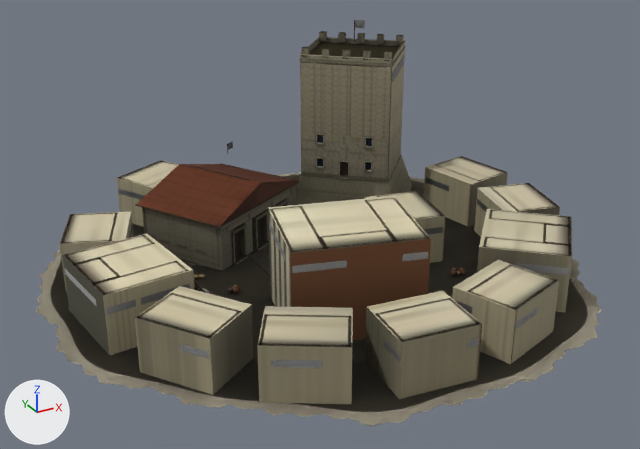
A saved change to the glTF model src/assets/map/towns/classical-town-medium-a-israelite.glb.
Camera for both pictures: a camera (50 mm lens) standing at (-4.18, -7.64, 4.29) and looking at (-0.1, -0.22, 0.58). Every picture has the same lights, and +X, +Y and +Z are marked at lower left. The older version comes first. Where no turn or scale is listed for an object, it has been applied to the vertices. Vertices at exactly the same position are counted once.
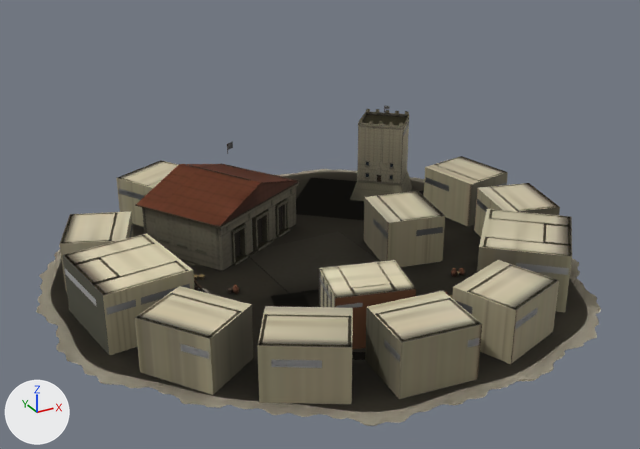
The change, as a list of edits to the scene's bpy script:
```text
Change me_mesh_0:
    remove me_mesh_0.from_pydata(...)  # 12090 vertices, 19362 faces; spans x 0.0..5.93, y -5.94..0.0, z 0.0..2.3
    add me_mesh_0.from_pydata(...)  # 12074 vertices, 19362 faces; spans x 0.0..5.93, y -5.94..0.0, z 0.0..1.2
    me_mesh_0 part 1: the loose piece of 8 vertices spanning x 3.86..3.95, y -1.99..-1.91, z 0.5..0.72 is scaled about its middle by (0.569, 0.57, 0.0247), then moved by (0.61, 0.17, -0.35)
    me_mesh_0 part 2: the loose piece of 8 vertices spanning x 3.65..3.72, y -1.78..-1.72, z 0.63..0.74 is scaled about its middle by (0.585, 0.585, 0.0473), then moved by (0.71, 0.07, -0.2)
    me_mesh_0 part 3: the loose piece of 8 vertices spanning x 3.65..3.72, y -1.78..-1.72, z 0.92..1.04 is scaled about its middle by (0.649, 0.647, 0.0568), then moved by (0.94, -0.13, -0.5)
    me_mesh_0 part 4: the loose piece of 38 vertices spanning x 3.49..4.97, y -2.32..-0.85, z 1.9..1.92 is scaled about its middle by 0.522, then moved by (0.46, 0.0, -0.91)
    me_mesh_0 part 5: the loose piece of 60 vertices spanning x 3.5..4.96, y -2.31..-0.86, z 1.91..1.97 is scaled about its middle by 0.522, then moved by (0.46, 0.0, -0.93)
    me_mesh_0 part 6: the loose piece of 12 vertices spanning x 3.5..4.32, y -2.31..-1.57, z 1.97..1.98 is scaled about its middle by (0.522, 0.522, 0.519), then moved by (0.61, 0.17, -0.94)
    me_mesh_0 part 7: the loose piece of 12 vertices spanning x 4.14..4.97, y -1.6..-0.85, z 1.97..1.98 is scaled about its middle by (0.522, 0.522, 0.519), then moved by (0.3, -0.17, -0.94)
    me_mesh_0 part 8: the loose piece of 8 vertices spanning x 4.31..4.96, y -2.3..-1.59, z 1.71..1.81 is scaled about its middle by (0.541, 0.542, 0.0507), then moved by (-0.15, 0.55, -0.73), in mat_town
    me_mesh_0 part 9: the loose piece of 8 vertices spanning x 4.29..4.97, y -2.31..-1.56, z 1.97..1.98 is scaled about its middle by (0.522, 0.521, 0.519), then moved by (0.27, 0.17, -0.94)
    me_mesh_0 part 10: 78 loose pieces with 1320 vertices, spanning x 1.92..4.95, y -4.76..-0.85, z 0.0..2.3, are deleted
    me_mesh_0 part 11: 330 vertices removed from x 1.63..3.42, y -4.89..-3.44, z 0.0..0.89; 1308 vertices added at x 2.07..3.11, y -4.93..-4.08, z 0.0..0.57
    me_mesh_0 part 12: 165 vertices removed from x 3.28..5.19, y -2.54..-0.63, z 0.0..1.9; 479 vertices added at x 4.19..5.19, y -2.08..-1.09, z 0.0..1.2
    other edits to the shape of me_mesh_0 do not show in these pictures
Change me_mesh_1:
    remove me_mesh_1.from_pydata(...)  # 5823 vertices, 4893 faces; spans x 0.0..5.93, y -5.94..0.0, z 0.0..2.3
    add me_mesh_1.from_pydata(...)  # 5817 vertices, 4893 faces; spans x 0.0..5.93, y -5.94..0.0, z 0.0..1.2
    me_mesh_1 part 13: the loose piece of 18 vertices spanning x 3.51..4.3, y -2.31..-1.59, z 0.5..1.9 is scaled about its middle by 0.522, then moved by (0.61, 0.18, -0.57)
    me_mesh_1 part 14: the loose piece of 15 vertices spanning x 4.31..4.96, y -2.31..-1.58, z 0.5..1.9 is scaled about its middle by 0.521, then moved by (0.27, 0.17, -0.57)
    other edits to the shape of me_mesh_1 do not show in these pictures
Change me_mesh_2:
    remove me_mesh_2.from_pydata(...)  # 587 vertices, 626 faces; spans x 0.0..5.93, y -5.94..0.0, z 0.0..1.92
    add me_mesh_2.from_pydata(...)  # 587 vertices, 626 faces; spans x 0.0..5.93, y -5.94..0.0, z 0.0..1.0
    me_mesh_2 part 15: the loose piece of 8 vertices spanning x 1.91..3.43, y -4.77..-3.41, z 0.0..0.99 is scaled about its middle by 0.58, then moved by (0.0, -0.38, -0.21)
    me_mesh_2 part 16: 24 of 587 vertices moved; they spanned x 3.58..4.96, y -2.44..-0.73, z 0.24..1.9 and now span x 4.35..5.07, y -2.03..-1.14, z 0.12..0.99; mean shift (0.4, 0.1, -0.49); largest move (4.63, -1.95, 1.52) -> (4.9, -1.78, 0.26)
    other edits to the shape of me_mesh_2 do not show in these pictures
```

Changed parts and their boxes [x1, y1, x2, y2] in the pictures (640 x 449 px; the box of a moved part takes in the faces that stretch with it):
'Mesh_2', reshaped (18% shorter)
    before: [60, 55, 572, 404]
    after: [37, 126, 572, 412]
'Mesh_0', reshaped (21% shorter)
    before: [36, 20, 601, 426]
    after: [36, 105, 601, 426]
'Mesh_1', reshaped
    before: [157, 53, 402, 270]
    after: [39, 127, 442, 407]
part 1 of me_mesh_0, moved or reshaped (not visible afterwards)
    before: [340, 162, 348, 175]
part 2 of me_mesh_0, moved or reshaped (not visible afterwards)
    before: [317, 158, 323, 166]
part 3 of me_mesh_0, moved or reshaped (not visible afterwards)
    before: [317, 134, 323, 143]
part 4 of me_mesh_0, moved or reshaped
    before: [299, 42, 406, 66]
    after: [358, 114, 409, 129]
part 5 of me_mesh_0, moved or reshaped
    before: [300, 39, 405, 64]
    after: [358, 112, 409, 128]
part 6 of me_mesh_0, moved or reshaped
    before: [302, 54, 391, 60]
    after: [361, 123, 399, 126]
part 7 of me_mesh_0, moved or reshaped
    before: [327, 37, 396, 42]
    after: [372, 112, 409, 115]
part 8 of me_mesh_0, moved or reshaped (not visible afterwards)
    before: [392, 55, 405, 82]
part 9 of me_mesh_0, moved or reshaped
    before: [391, 41, 405, 60]
    after: [403, 115, 409, 126]
part 10 of me_mesh_0, deleted (brown)
    before: [269, 20, 429, 273]
part 11 of me_mesh_0, reshaped
    after: [320, 261, 414, 360]
part 12 of me_mesh_0, cut back
    before: [296, 49, 412, 205]
    after: [350, 105, 412, 201]
part 13 of me_mesh_1, moved or reshaped
    before: [307, 61, 392, 177]
    after: [372, 127, 403, 175]
part 14 of me_mesh_1, moved or reshaped
    before: [398, 53, 402, 81]
    after: [404, 144, 407, 177]
part 15 of me_mesh_2, moved or reshaped
    before: [268, 196, 431, 341]
    after: [319, 260, 416, 349]
part 16 of me_mesh_2, moved or reshaped
    before: [372, 55, 404, 196]
    after: [392, 126, 409, 194]
